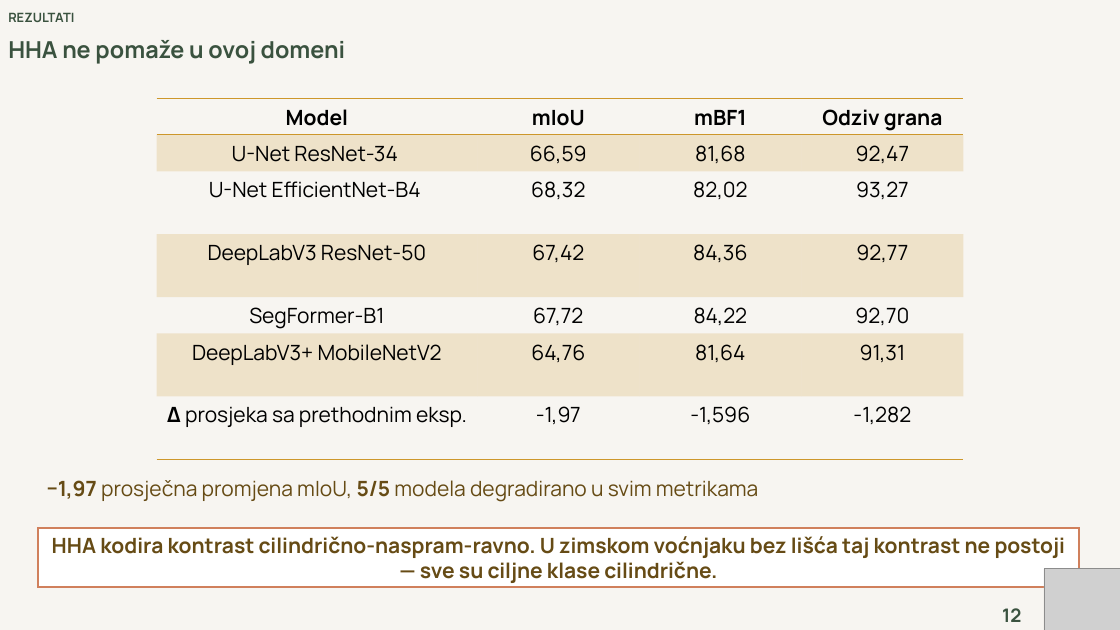
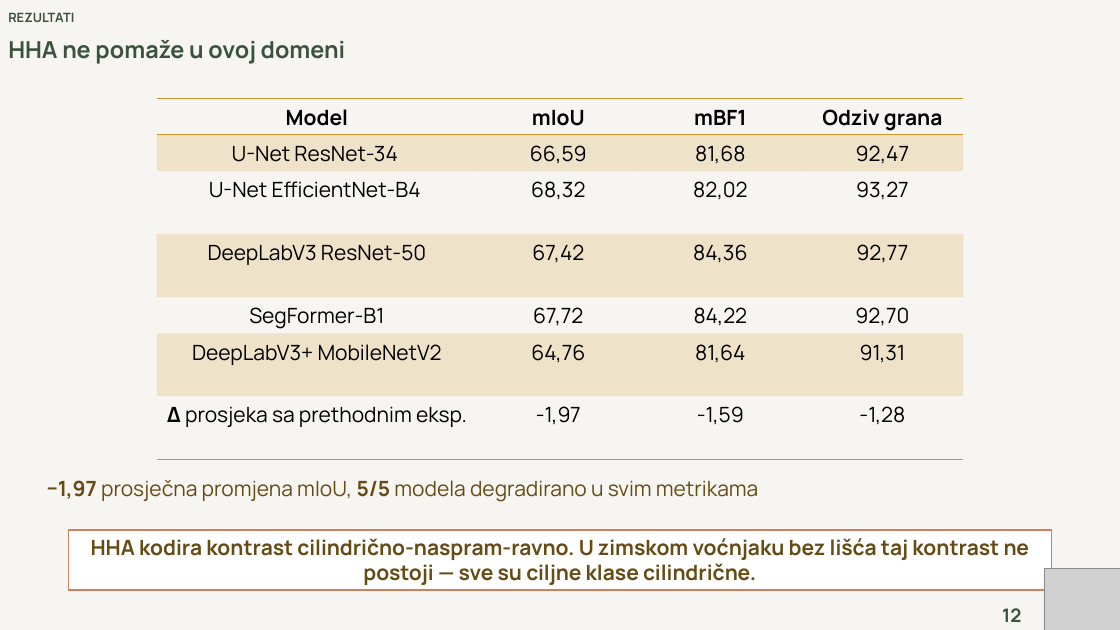
Before and after one commit to Samke004/Diplomski_rad, a slide deck: slide 12 of Samuel_Adzic_DiplomskiRad.pptx. Drawn at 1120x630 pixels with LibreOffice and Linux fonts; fonts in the diff are those of the drawing; grey boxes stand for pictures. Boxes give left, top, right and bottom in pixels: in the first picture for what was removed or moved away, otherwise in the second. Text is boxed around its words. In the diff, an @@ line names an element or a change of style, - is before the commit and + after.

```diff
--- a/Samuel_Adzic_DiplomskiRad.pptx
+++ b/Samuel_Adzic_DiplomskiRad.pptx
@@ table at (x1=156, y1=98, x2=964, y2=460) @@
-row 7, column 3: -1,596
+row 7, column 3: -1,59
-row 7, column 4: -1,282
+row 7, column 4: -1,28
@@ rectangle "HHA kodira kontrast cilindrično-naspram-ravno. U ..." resized from (x1=39, y1=528, x2=1080, y2=588) to (x1=69, y1=530, x2=1052, y2=590) @@
```
Also in this commit, not shown: 7 other slides changed.
